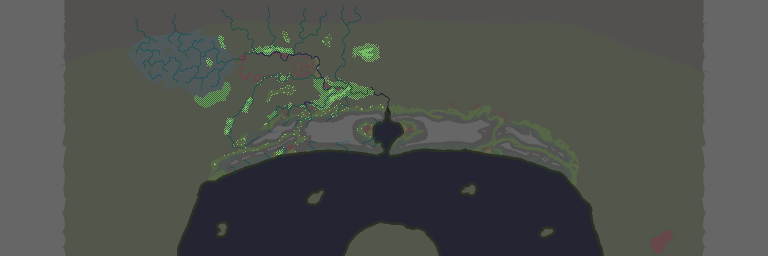
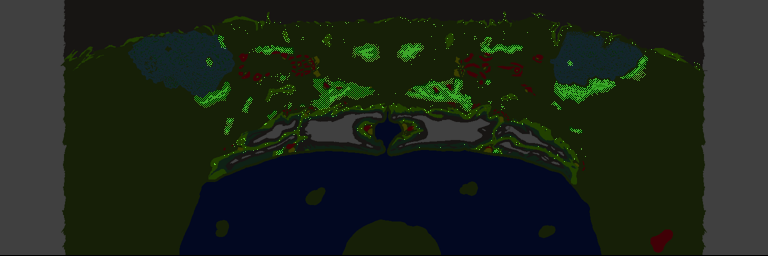
The second 768 x 256 image is a revision of the first. Changes to its layers:
"Paint Layer 1(pasted)": opacity 28% → 25%, painted on it over bbox(0, 0, 768, 256)
removed layer "terrain.bmp" (was 17%) over bbox(0, 0, 768, 256)
removed layer "Paint Layer 1(pasted)" (2nd of 2) over bbox(0, 0, 768, 256)
added layer "trees.bmp" over bbox(0, 0, 768, 256)
